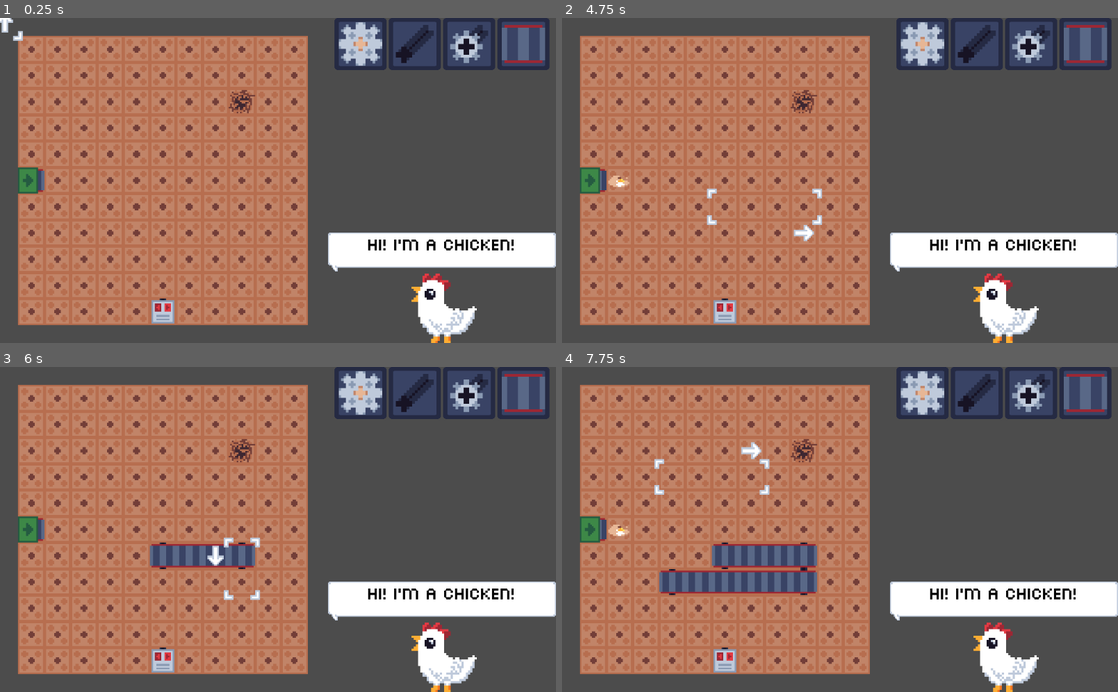
Above: before the commit, frames 1-4 (two rows, left to right).
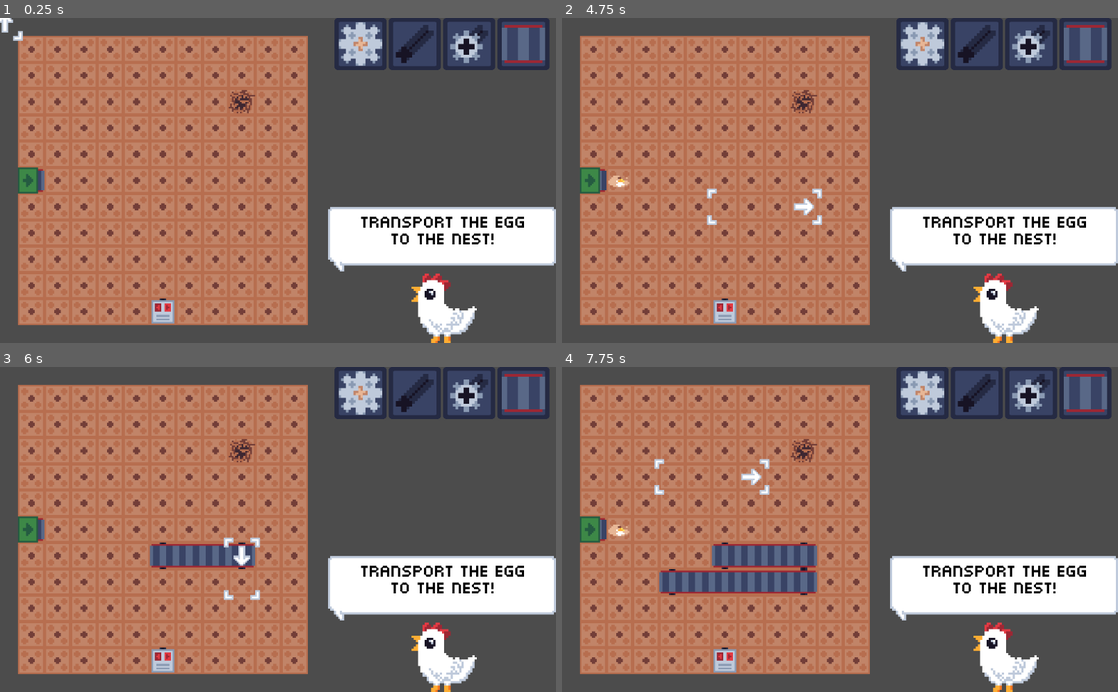
Above: after the commit, the same moments.

Repository: NoNotCar/SGJW-NestMaking
Game: Godot game, scene res://Editor.tscn
Two runs of this game, one before a commit and one after it. Both use one fixed random seed, a clock stepped at 60 frames per second and the inputs below.
Inputs (mouse positions are in pixels of both pictures, inside the frame that each line leads up to):
- Up to frame 1 (0.25 s): no input
- Up to frame 2 (4.75 s): click (923, 44) at 0.5 s; click (979, 44) at 1.25 s; click (1029, 44) at 2 s; click (1084, 44) at 2.75 s; tap Enter at 3.5 s; move the mouse to (962, 164) at 3.52 s; hold E (rotate_right) 3.53-4.25 s; hold R (run) 3.53-4.25 s; click (962, 164) at 3.67 s; drag from (728, 196) to (812, 245) at 4.27 s
- Up to frame 3 (6 s): move the mouse to (333, 458) at 5.02 s; hold E (rotate_right) 5.03-5.75 s; hold R (run) 5.03-5.75 s; tap Space at 5.75 s; drag from (250, 594) to (111, 480) at 5.77 s
- Up to frame 4 (7.75 s): move the mouse to (1006, 578) at 6.52 s; hold Q (rotate_left) 6.53-7.25 s; hold R (run) 6.53-7.25 s; drag from (673, 480) to (756, 448) at 7.27 s

The runs differ from the first frame. In frame 1, 4.7% of the frame differs, in the area x 59-100%, y 2-78%; in frame 2, 4.9%, in the area x 41-100%, y 2-78%; in frame 3, 4.9%; in frame 4, 4.9%.

Commit message:
diff spriting

Diff:
--- a/Editor.tscn
+++ b/Editor.tscn
@@ -8,6 +8,14 @@
 [ext_resource path="res://gui/help/speechbubble.png" type="Texture" id=6]
 [ext_resource path="res://gui/help/chicken.png" type="Texture" id=7]
 [ext_resource path="res://gui/SpeechBubbleText.tres" type="DynamicFont" id=8]
+
+[sub_resource type="StyleBoxTexture" id=1]
+texture = ExtResource( 6 )
+region_rect = Rect2( 0, 0, 192, 192 )
+margin_left = 48.2495
+margin_right = 40.1762
+margin_top = 18.0881
+margin_bottom = 42.2055
 
 [node name="Editor" type="HBoxContainer"]
 anchor_right = 1.0
@@ -76,30 +84,26 @@
 size_flags_vertical = 3
 alignment = 2
 
-[node name="NinePatchRect" type="NinePatchRect" parent="SideBar/VBoxContainer"]
-margin_top = 296.0
+[node name="PanelContainer" type="PanelContainer" parent="SideBar/VBoxContainer"]
+margin_top = 249.0
 margin_right = 420.0
-margin_bottom = 368.0
-texture = ExtResource( 6 )
-patch_margin_left = 54
-patch_margin_top = 18
-patch_margin_right = 18
-patch_margin_bottom = 54
+margin_bottom = 368.294
+custom_styles/panel = SubResource( 1 )
 
-[node name="Label" type="Label" parent="SideBar/VBoxContainer/NinePatchRect"]
-anchor_left = 0.5
-anchor_top = 0.5
-anchor_right = 0.5
-anchor_bottom = 0.5
-margin_left = -55.5
-margin_top = -7.0
-margin_right = 55.5
-margin_bottom = 7.0
+[node name="Label" type="Label" parent="SideBar/VBoxContainer/PanelContainer"]
+margin_left = 48.2495
+margin_top = 18.0881
+margin_right = 379.824
+margin_bottom = 77.0881
 grow_horizontal = 2
 grow_vertical = 2
+size_flags_vertical = 0
 custom_fonts/font = ExtResource( 8 )
 custom_colors/font_color = Color( 0, 0, 0, 1 )
-text = "Hi! I'm a chicken!"
+text = "Transport the egg to the nest!"
+align = 1
+valign = 1
+autowrap = true
 __meta__ = {
 "_edit_use_anchors_": false
 }
--- a/gui/SpeechBubbleText.tres
+++ b/gui/SpeechBubbleText.tres
@@ -4,6 +4,5 @@
 
 [resource]
 size = 32
-extra_spacing_top = -32
-extra_spacing_bottom = -16
+extra_spacing_top = -16
 font_data = ExtResource( 1 )
--- a/gui/placer/Placer.gd
+++ b/gui/placer/Placer.gd
@@ -30,6 +30,7 @@
 		$CrosshairTR.global_position=Vector2(max(tpos.x,fpos.x)*16+8,min(tpos.y,fpos.y)*16-8)
 		$CrosshairBL.global_position=Vector2(min(tpos.x,fpos.x)*16-8,max(tpos.y,fpos.y)*16+8)
 		$CrosshairBR.global_position=Vector2(max(tpos.x,fpos.x)*16+8,max(tpos.y,fpos.y)*16+8)
+		$Arrow.global_position=tpos*16
 
 func _input(event):
 	if event.is_action_pressed("rotate_left"):
Not shown: 1 places in Editor.tscn that only renumber resources
Binary file added: components/differential/differential.aseprite
Binary file added: components/differential/differential.png
Binary file added: components/differential/icon.aseprite
Binary file added: components/differential/icon.png
Binary file changed: components/gear/gear.aseprite
Binary file changed: components/gear/gear.png
Not shown, changed: .gitignore
